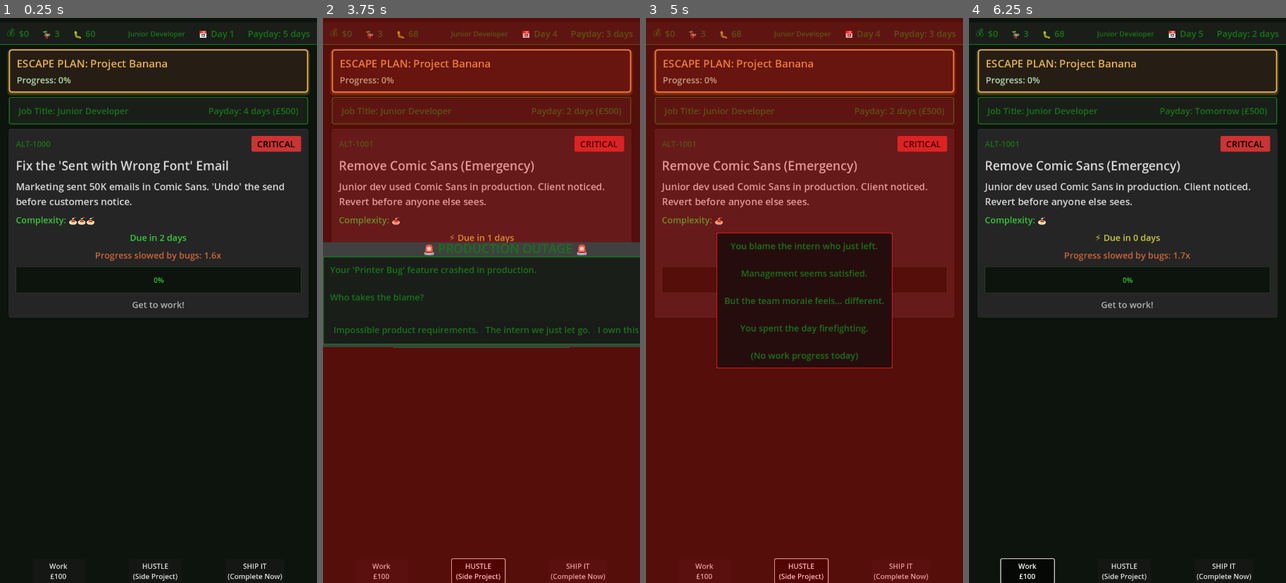
Above: before the commit, frames 1-4 (left to right).
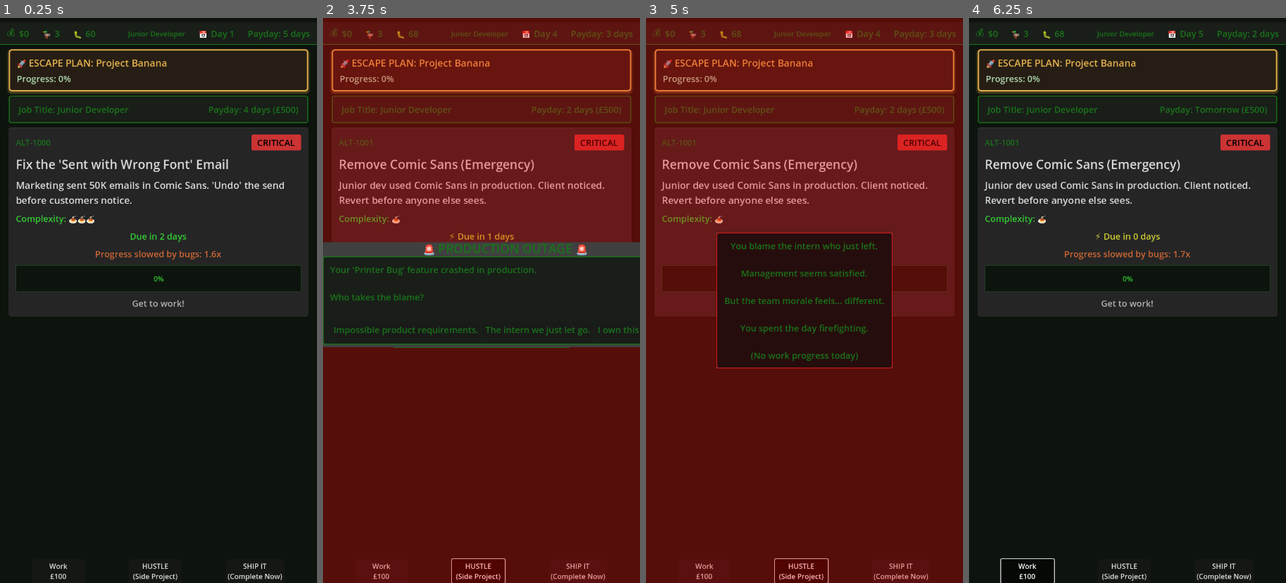
Above: after the commit, the same moments.

Repository: lmchoi/alt-f-this
Game: Godot game, scene res://scenes/game_ui.tscn
The game is run twice, just before and just after one commit, with the same random seed, the same clock (stepped at 60 frames per second) and the same inputs.
Inputs:
- Up to frame 1 (0.25 s): no input
- Up to frame 2 (3.75 s): click "Work £100" at 0.5 s; click "The intern we just let go." at 1.25 s; click "HUSTLE (Side Project)" at 2 s; click "SHIP IT (Complete Now)" at 2.75 s; click "Ship It Now" at 3.5 s
- Up to frame 3 (5 s): click "The intern we just let go." at 4.25 s
- Up to frame 4 (6.25 s): click "Work £100" at 5 s; click "Ask for Extension" at 5.75 s

The runs differ from the first frame. In frame 1, 5.2% of the frame differs, in the area x 2-98%, y 7-53%; in frame 2, 3.9%; in frame 3, 3.9%; in frame 4, 5.3%.

Commit message:
Add rocket emoji to escape plan header
- Change header to "🚀 ESCAPE PLAN: Project Banana"
- Reduce font size slightly (24→22px) for balance
- Escape panel already has warm colors (brown bg, gold border)

Part of UI refactor Phase 3: Escape plan visual distinction.

🤖 Generated with [Claude Code](https://claude.com/claude-code)

Co-Authored-By: Claude <noreply@anthropic.com>

Diff:
--- a/scenes/side_project_panel.gd
+++ b/scenes/side_project_panel.gd
@@ -16,5 +16,5 @@
 	_update_display(data)
 
 func _update_display(data: Dictionary):
-	header_label.text = "ESCAPE PLAN: " + data.product_name
+	header_label.text = "🚀 ESCAPE PLAN: " + data.product_name
 	progress_label.text = "Progress: %d%%" % data.progress
--- a/scenes/side_project_panel.tscn
+++ b/scenes/side_project_panel.tscn
@@ -36,8 +36,8 @@
 
 [node name="HeaderLabel" type="Label" parent="MarginContainer/MainContainer"]
 layout_mode = 2
-theme_override_font_sizes/font_size = 24
-text = "Project Banana"
+theme_override_font_sizes/font_size = 22
+text = "🚀 ESCAPE PLAN: Project Banana"
 
 [node name="ProgressLabel" type="Label" parent="MarginContainer/MainContainer"]
 unique_name_in_owner = true
